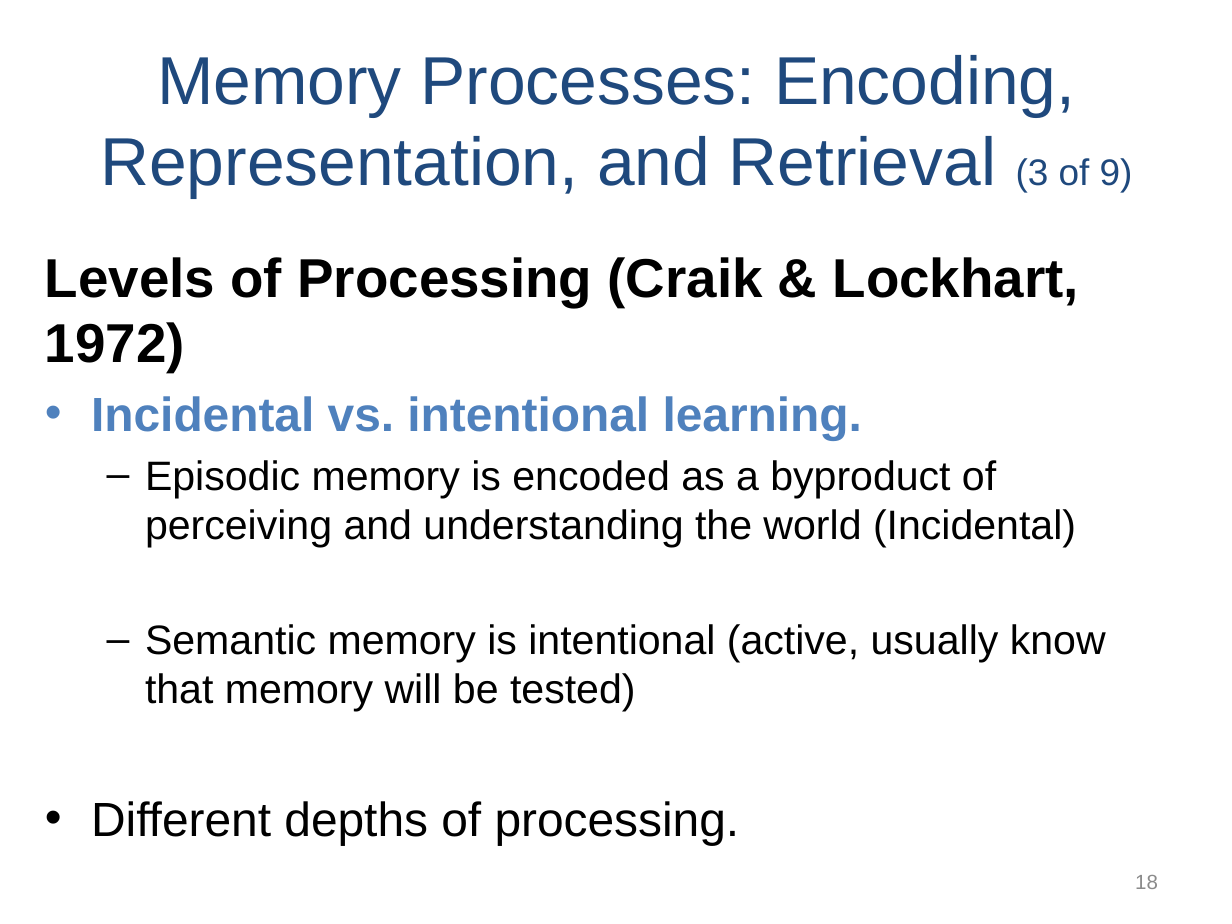
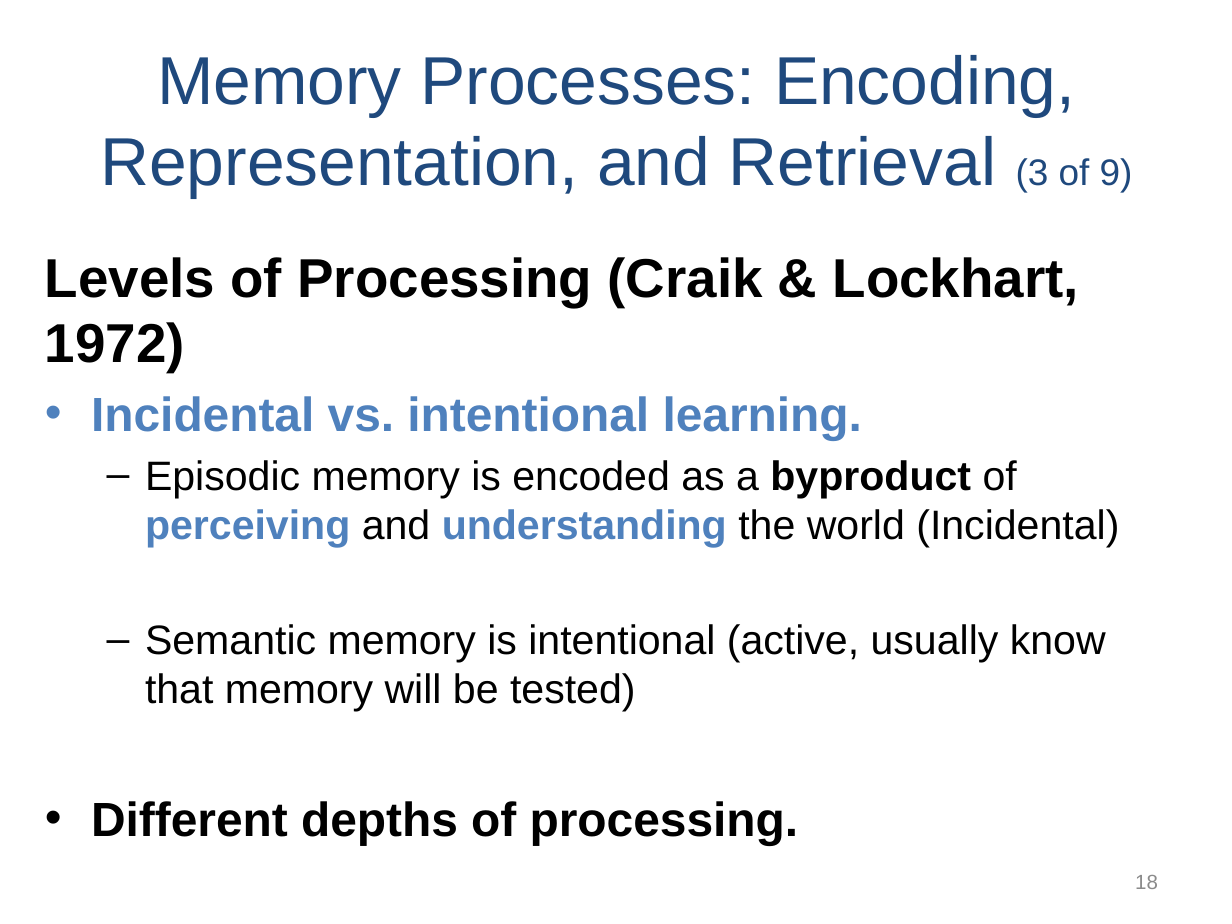
Before and after one commit to npm27/Teaching-Materials, a slide deck: slide 18 of Memory/Slides/Chapter 4.PPTX. Drawn at 1232x924 pixels with LibreOffice and Linux fonts; fonts in the diff are those of the drawing. Boxes give left, top, right and bottom in pixels: in the first picture for what was removed or moved away, otherwise in the second. Text is boxed around its words. In the diff, an @@ line names an element or a change of style, - is before the commit and + after.

```diff
--- a/Memory/Slides/Chapter 4.PPTX
+++ b/Memory/Slides/Chapter 4.PPTX
@@ text at <box>91,460,1119,845</box>: text colour #000000 to #4F81BD in "perceiving understanding"; bold on in "byproduct perceiving understanding", "Different depths of processing." @@
```
Also in this commit, not shown: 6 other slides changed.
